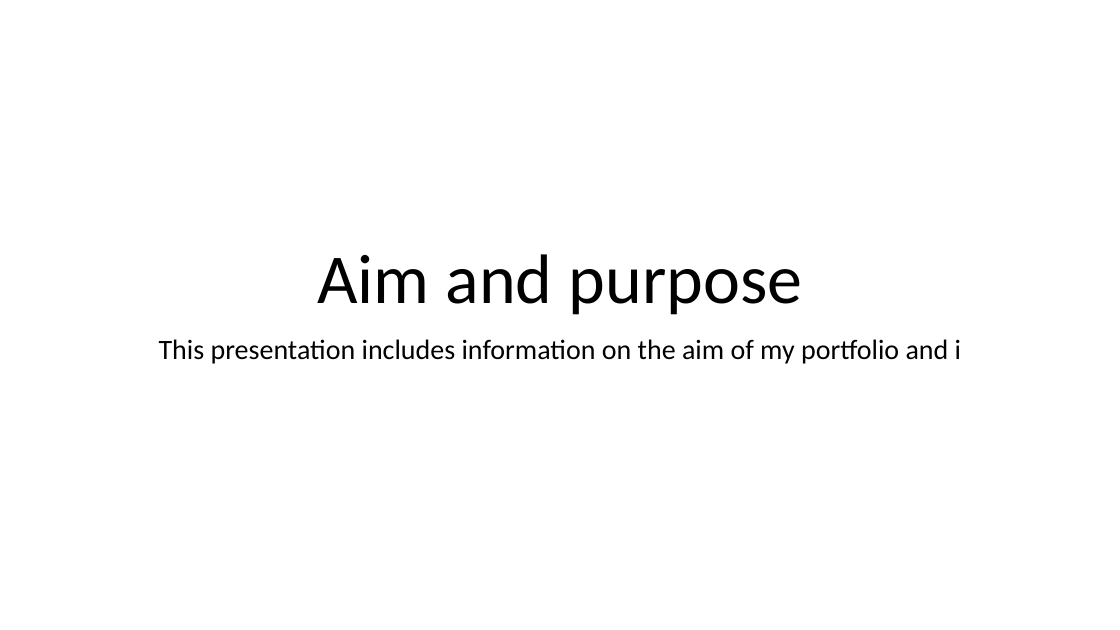
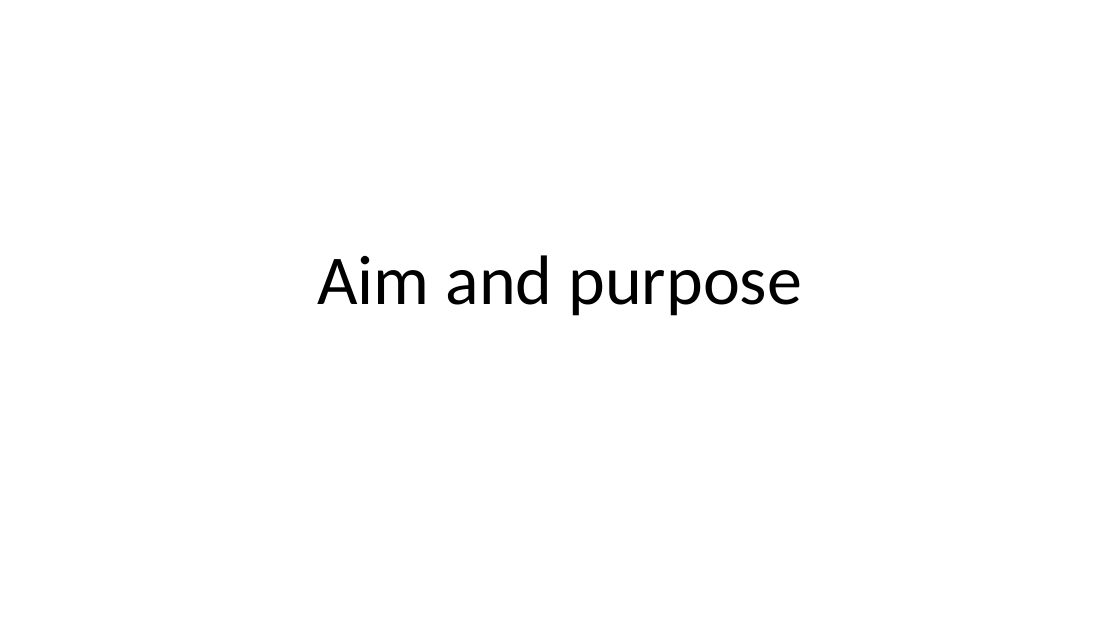
Before and after one commit to macodo/Unit3, a slide deck: slide 1 of Unit 3/Aim and purpose.pptx. Drawn at 1120x630 pixels with LibreOffice and Linux fonts; fonts in the diff are those of the drawing. Boxes give left, top, right and bottom in pixels: in the first picture for what was removed or moved away, otherwise in the second. Text is boxed around its words. In the diff, an @@ line names an element or a change of style, - is before the commit and + after.

```diff
--- a/Unit 3/Aim and purpose.pptx
+++ b/Unit 3/Aim and purpose.pptx
@@ subtitle removed at [159,339,961,364] @@
-This presentation includes information on the aim of my portfolio and i
```
Also in this commit, not shown: 1 slide added, 5 other files.
